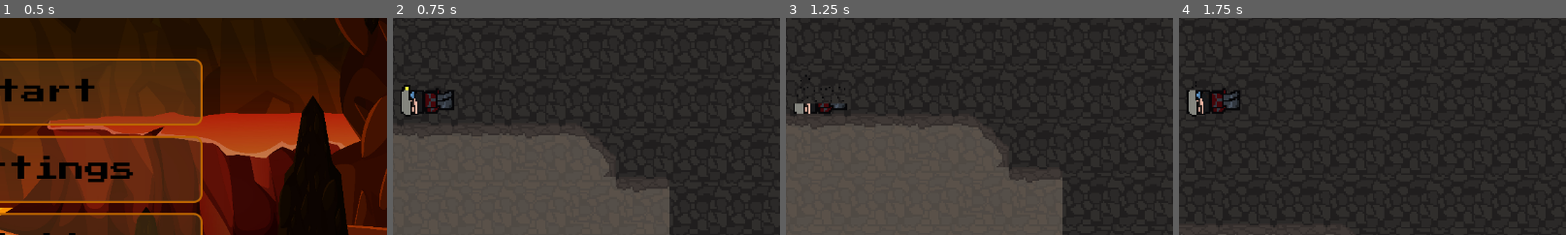
Above: before the commit, frames 1-4 (left to right).
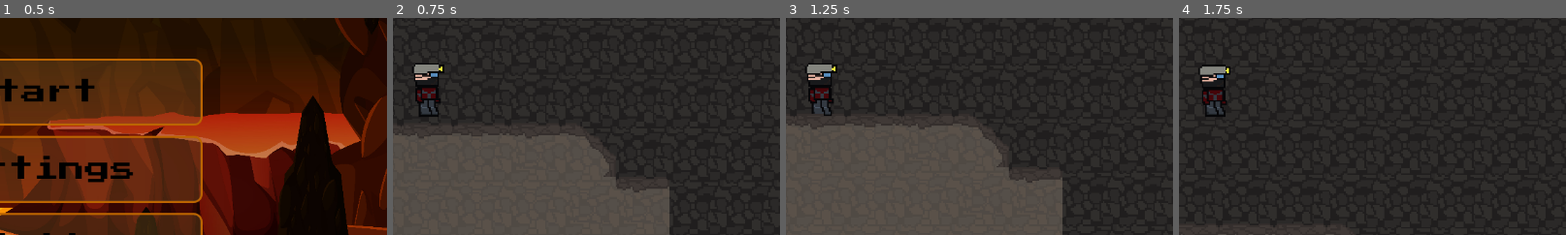
Above: after the commit, the same moments.

Repository: AffanKhan261/Godot_Campfire_Game_Repo
Game: Godot game, scene res://scenes/main_menu.tscn
The game is run twice, just before and just after one commit, with the same random seed, the same clock (stepped at 60 frames per second) and the same inputs.
Inputs:
- Up to frame 1 (0.5 s): no input
- Up to frame 2 (0.75 s): click "Start" at 0.5 s
- Up to frame 3 (1.25 s): no input
- Up to frame 4 (1.75 s): hold Right (move_right) from 1.28 s (still down); tap F (attack) at 1.35 s; tap Space (jump) at 1.52 s
The pictures show only the part of the screen within x 46-95%, y 33-83%; the shares and areas given below are measured in that part.

Frame 1 is identical in both runs. In frame 2, 1.8% of the frame differs, in the area x 2-16%, y 20-46%; in frame 3, 1.4%; in frame 4, 1.7%.

Commit message:
let there be light

Diff:
--- a/scripts/global.gd
+++ b/scripts/global.gd
@@ -1,4 +1,4 @@
 extends Node
 
 var walljump_access = true
-var HEALTH: float = -1000.0
+var HEALTH: float = 1000.0
Binary file added: assets/sprites/Light orb.png
Not shown, added: assets/sprites/Light orb.png.import
